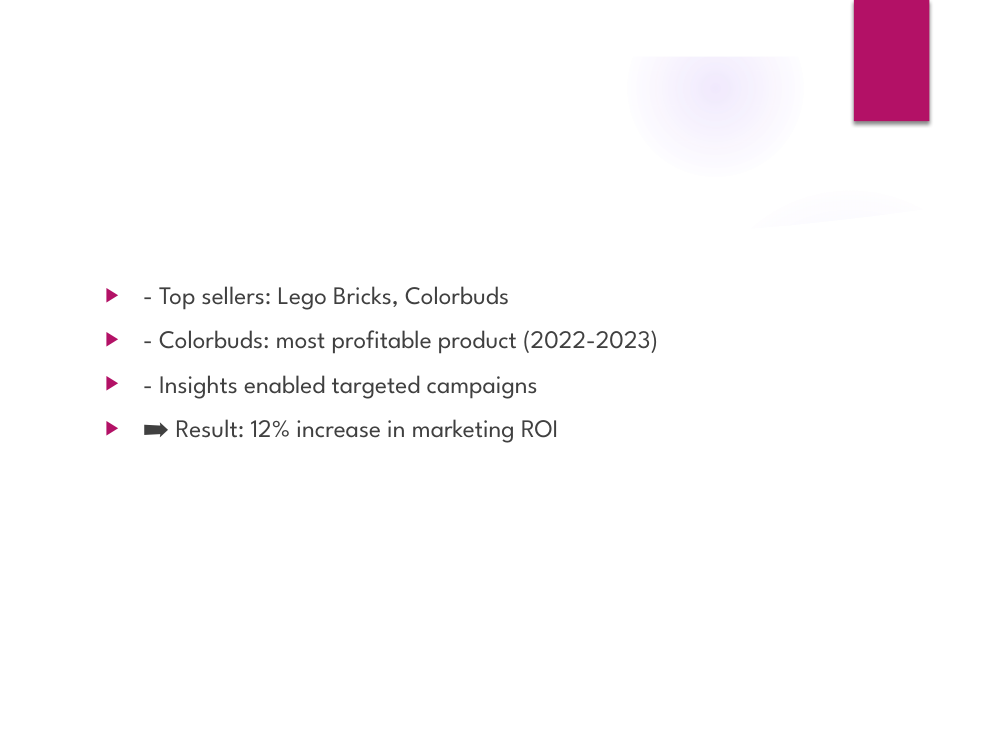
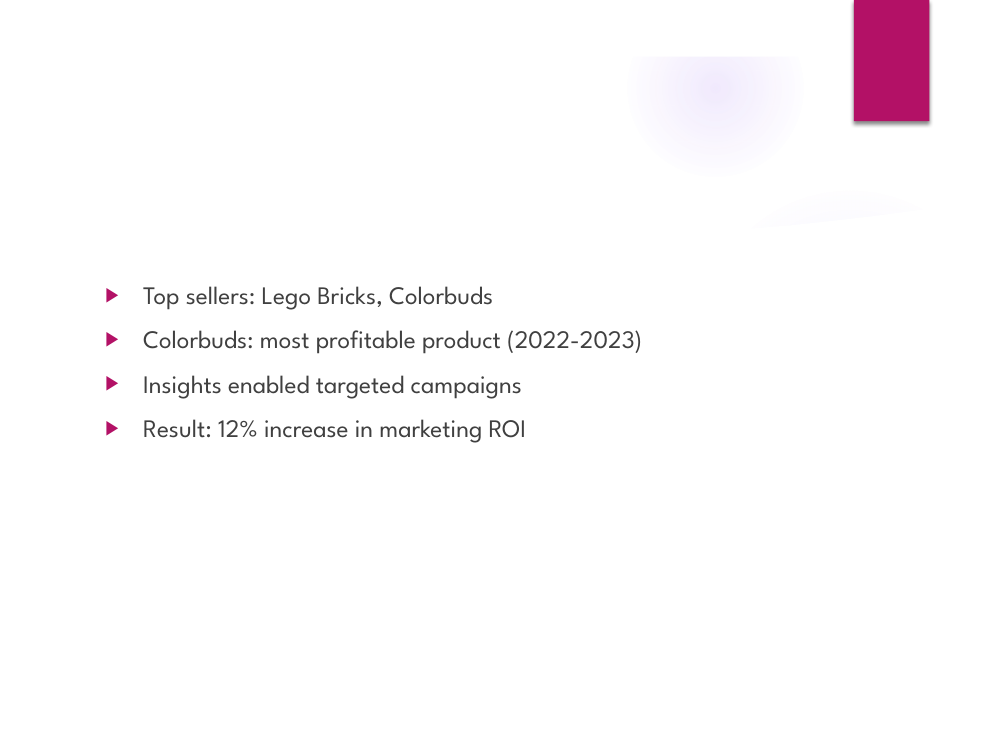
Before and after one commit to av3011/Data_Analyst_Projects, a slide deck: slide 6 of Multi_Store_Sales_Analysis/Multi_Store_Report.pptx. Drawn at 1008x756 pixels with LibreOffice and Linux fonts; fonts in the diff are those of the drawing; background and template pictures are left out. Boxes give left, top, right and bottom in pixels: in the first picture for what was removed or moved away, otherwise in the second. Text is boxed around its words. In the diff, an @@ line names an element or a change of style, - is before the commit and + after.

```diff
--- a/Multi_Store_Sales_Analysis/Multi_Store_Report.pptx
+++ b/Multi_Store_Sales_Analysis/Multi_Store_Report.pptx
@@ text at [143,286,642,443]: text changed @@
-▶ - Top sellers: Lego Bricks, Colorbuds
-▶ - Colorbuds: most profitable product (2022-2023)
-▶ - Insights enabled targeted campaigns
-▶ ➡ Result: 12% increase in marketing ROI
+▶ Top sellers: Lego Bricks, Colorbuds
+▶ Colorbuds: most profitable product (2022-2023)
+▶ Insights enabled targeted campaigns
+▶ Result: 12% increase in marketing ROI
```
Also in this commit, not shown: 1 other slide changed, 11 other files.
